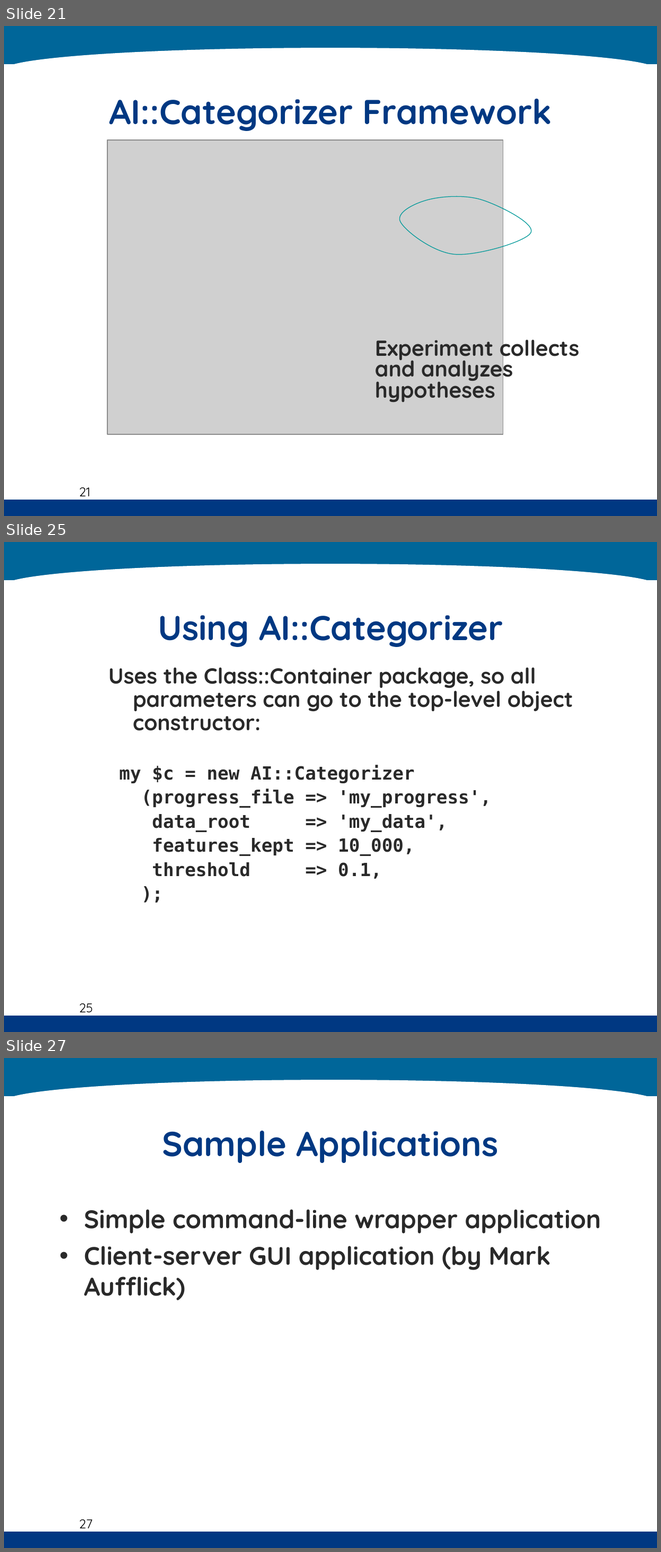
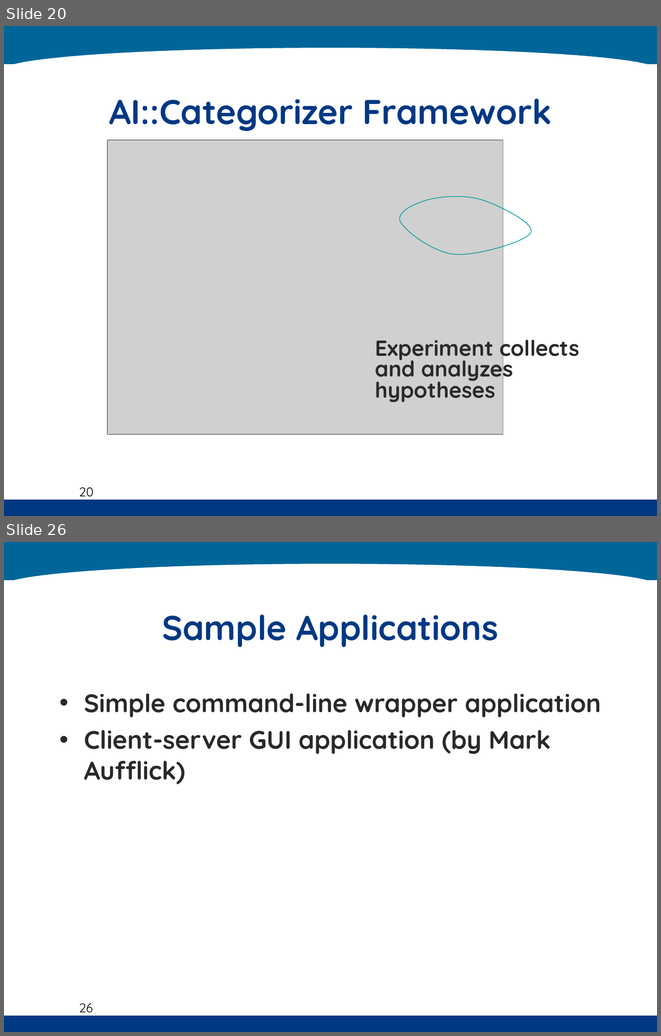
Before and after one commit to kenahoo/tcframe, a slide deck: doc/Thesis Seminar.ppt. Shown one above the other, each under a label of ours: slides 21, 25 and 27 before the commit, slides 20 and 26 after it; the slides between them are not shown. The pictures are 661x1552 and 661x1036 pixels, drawn with LibreOffice and Linux fonts; fonts in the diff are those of the drawing; grey boxes stand for pictures; background and template pictures are left out. Boxes give left, top, right and bottom in pixels: in the first picture for what was removed or moved away, otherwise in the second. Text is boxed around its words. In the diff, an @@ line names an element or a change of style, - is before the commit and + after.

```diff
--- a/doc/Thesis Seminar.ppt
+++ b/doc/Thesis Seminar.ppt
@@ slide 25 removed at (4,542,657,1032), background #FFFFFF; not listed: 4 template elements that a slide beside it also shows @@
@@ title removed at (158,615,503,647) @@
-Using AI::Categorizer
@@ text removed at (108,667,573,879) @@
-Uses the Class::Container package, so all parameters can go to the top-level object constructor:
-my $c = new AI::Categorizer
-(progress_file => 'my_progress',
-data_root => 'my_data',
-features_kept => 10_000,
-threshold => 0.1,
-);
@@ what was slide 21 is now slide 20 @@
@@ page number at (79,487,94,500): text changed @@
-21
+20
@@ what was slide 27 is now slide 26 @@
@@ page number at (79,1003,93,1016): text changed @@
-27
+26
```
Also in this commit, not shown: 8 slides changed, 2 slides added, 1 other slide removed.
